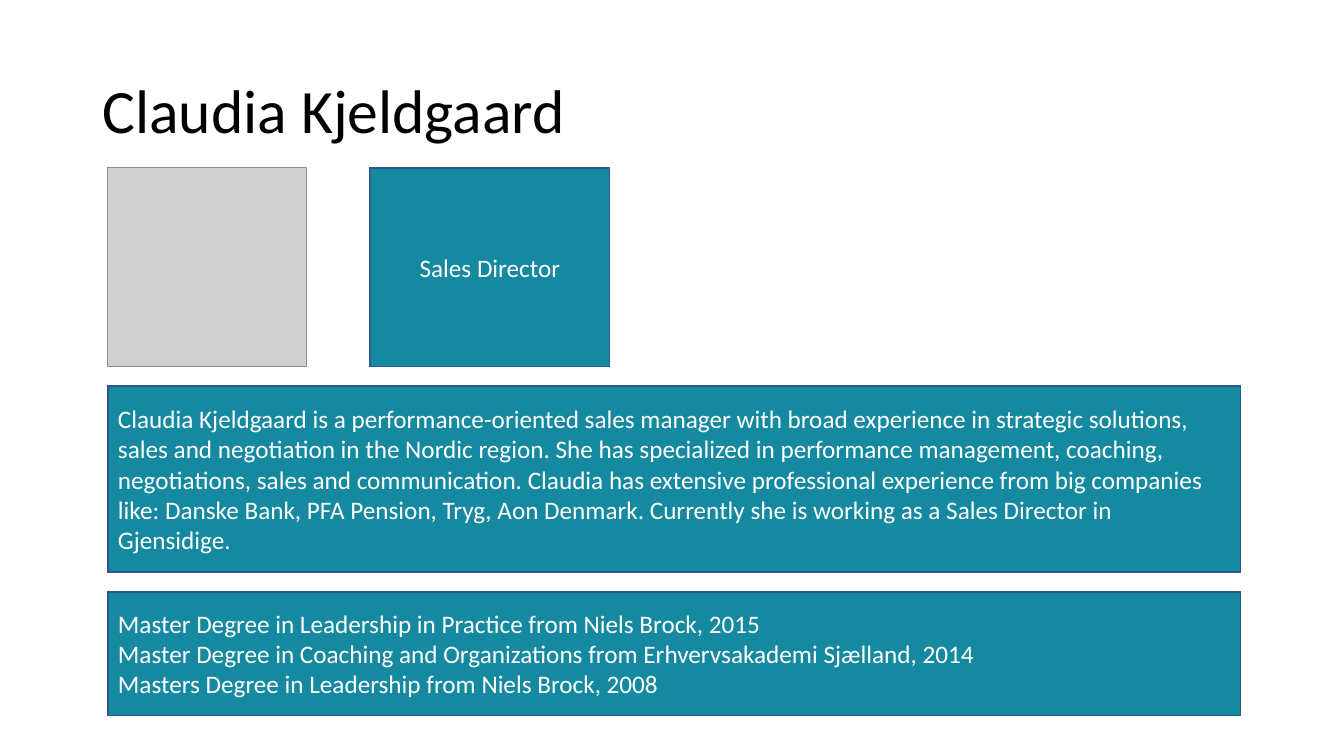
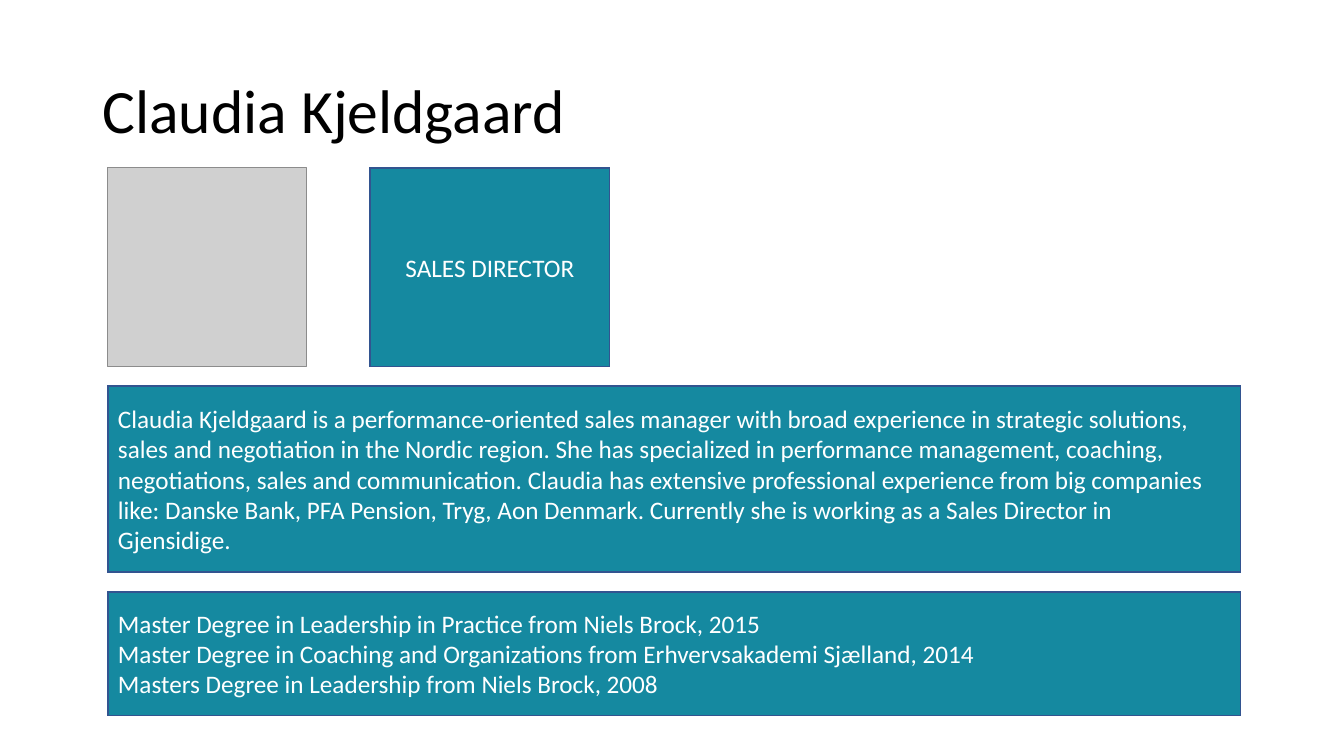
Before and after one commit to PetyaFerreiraDeveloper/sumondo, a slide deck: slide 5 of profiles/profiles.pptx (slide 4 before the commit). Drawn at 1344x756 pixels with LibreOffice and Linux fonts; fonts in the diff are those of the drawing; grey boxes stand for pictures. Boxes give left, top, right and bottom in pixels: in the first picture for what was removed or moved away, otherwise in the second. Text is boxed around its words. In the diff, an @@ line names an element or a change of style, - is before the commit and + after.

```diff
--- a/profiles/profiles.pptx
+++ b/profiles/profiles.pptx
@@ text in rectangle at [405,260,574,277]: text changed @@
-Sales Director
+SALES DIRECTOR
```
Also in this commit, not shown: 5 other slides changed, 1 slide added, 5 other files.
